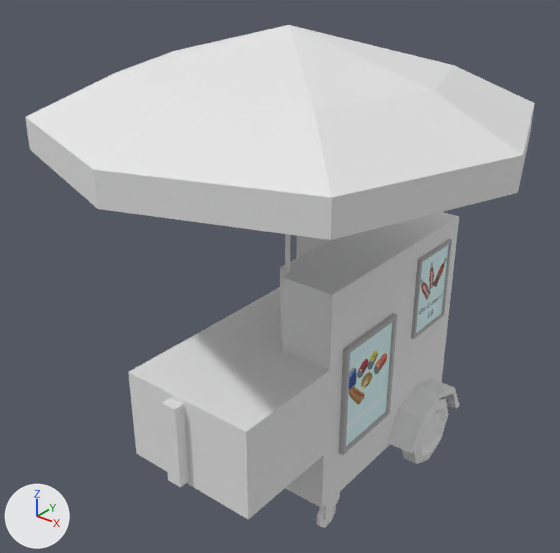
One commit to the FBX model Assets/Niveles/Scenes/AssetsPropios/CityScene/Meshes,textures/props_FBX/StreetSellerStand.fbx: the scene before it, then after it.
Before and after are seen from a 50 mm lens placed at (2.4, -3.42, 3.3), pointed at (-0.02, -0.39, 1.42). The axes (+X, +Y, +Z) are drawn at lower left. The lights are the same throughout. The first picture is the older version.

The first picture shows 'Food_seller_car'.
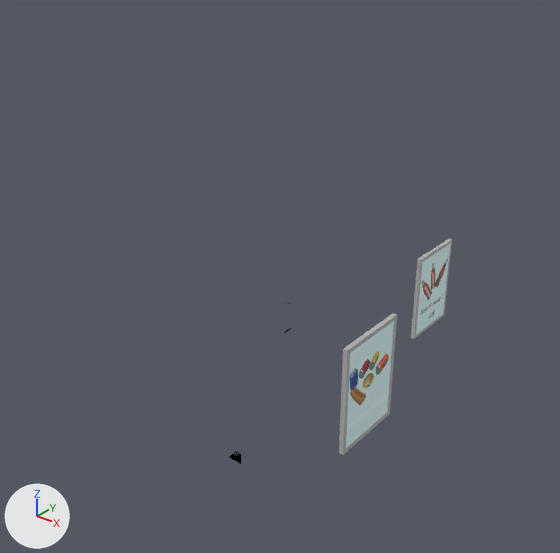
The change, as a diff of the scene's bpy script:
```diff
--- a/Assets/Niveles/Scenes/AssetsPropios/CityScene/Meshes,textures/props_FBX/StreetSellerStand.fbx.py
+++ b/Assets/Niveles/Scenes/AssetsPropios/CityScene/Meshes,textures/props_FBX/StreetSellerStand.fbx.py
@@ mat_food_seller_car @@
 mat_food_seller_car.roughness = 0.69
+mat_food_seller_car.alpha = 0.0
```

What differs and where, as boxes (x1, y1, x2, y2) in the pictures (560 x 553 px):
'Food_seller_car', surface changed (white to grey)
    both: (25, 25, 535, 528)
